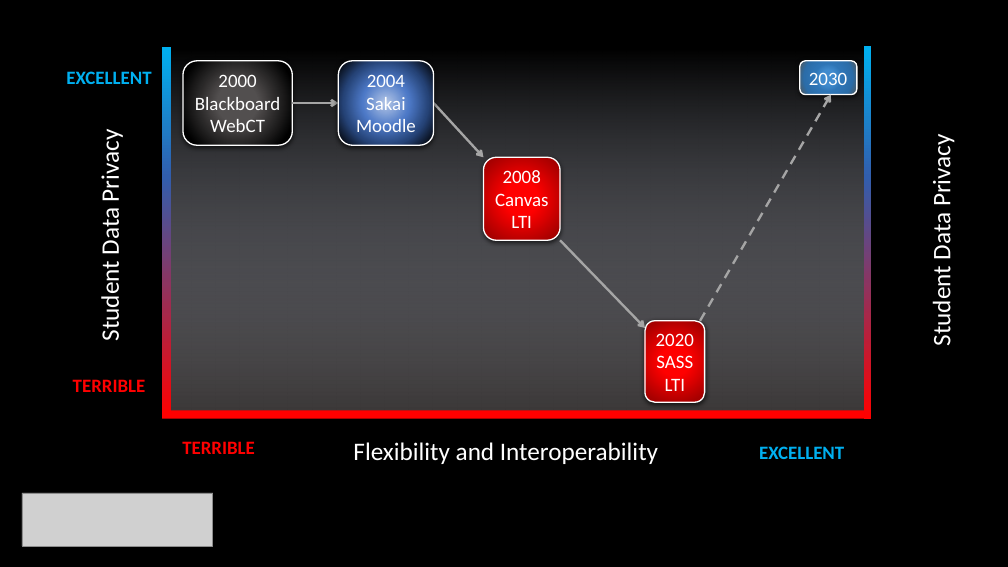
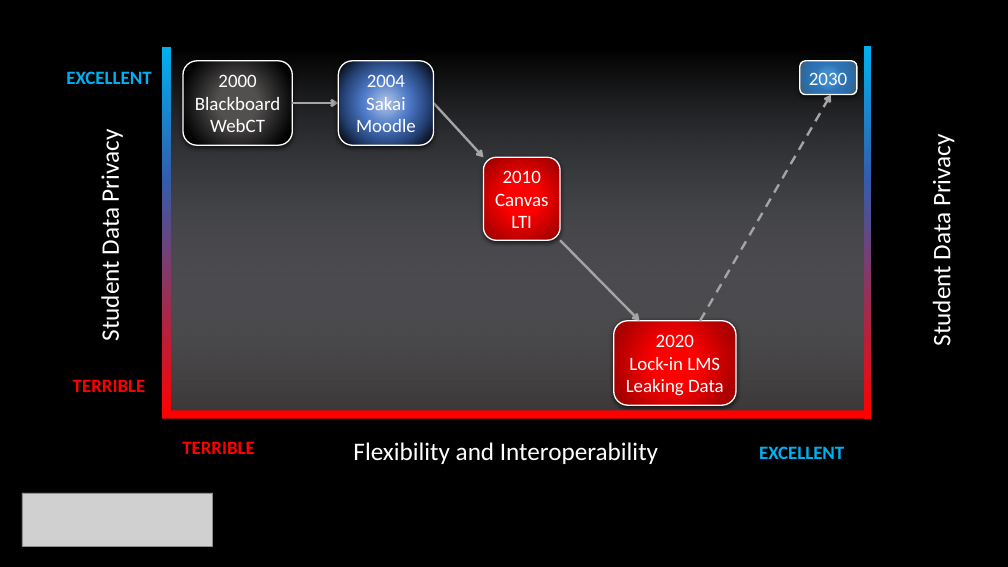
Before and after one commit to LearnerPrivacy/LearnerPrivacy.github.io, a slide deck: slide 3 of lectures/001-Overview.pptx (slide 2 before the commit). Drawn at 1008x567 pixels with LibreOffice and Linux fonts; fonts in the diff are those of the drawing; grey boxes stand for pictures. Boxes give left, top, right and bottom in pixels: in the first picture for what was removed or moved away, otherwise in the second. Text is boxed around its words. In the diff, an @@ line names an element or a change of style, - is before the commit and + after.

```diff
--- a/lectures/001-Overview.pptx
+++ b/lectures/001-Overview.pptx
@@ text in rounded rectangle at box(503, 168, 541, 183): text changed @@
-2008
+2010
@@ arrow moved from (560, 240) - (645, 328) to (560, 240) - (640, 321) @@
@@ rounded rectangle "2020": place and size @@
-rounded rectangle "2020" at box(645, 321, 705, 402)
+rounded rectangle "2020" at box(614, 321, 737, 405)
@@ text in rounded rectangle at box(626, 354, 724, 398): text changed @@
-SASS
-LTI
+Lock-in LMS
+Leaking Data
```
Also in this commit, not shown: 4 other slides changed, 2 slides added, 2 other files.
